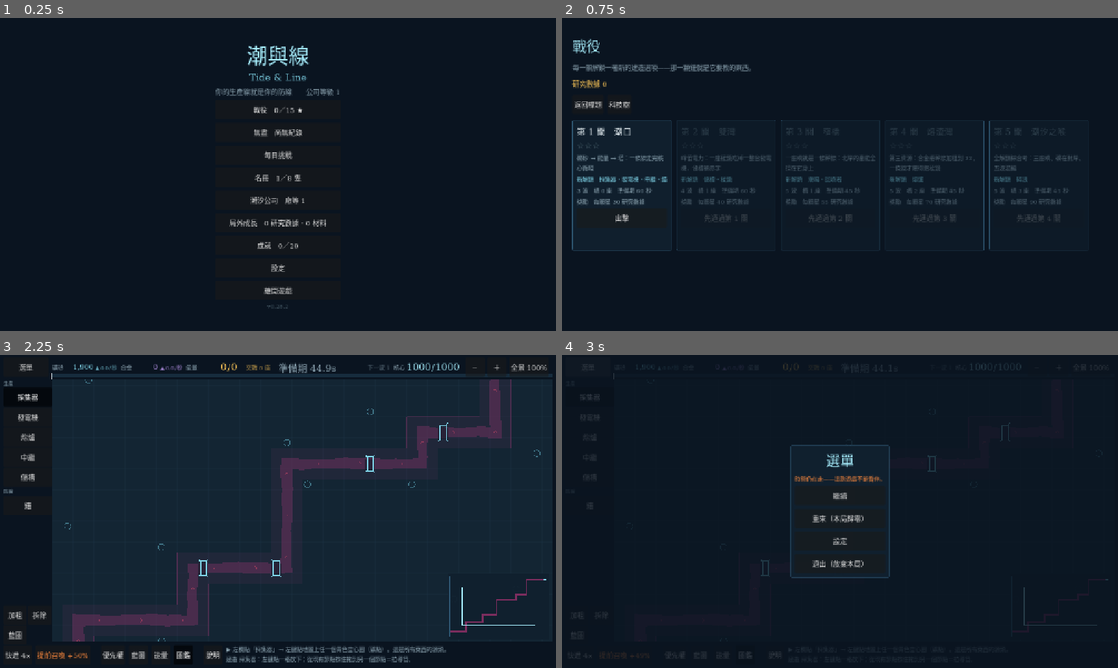
Above: before the commit, frames 1-4 (two rows, left to right).
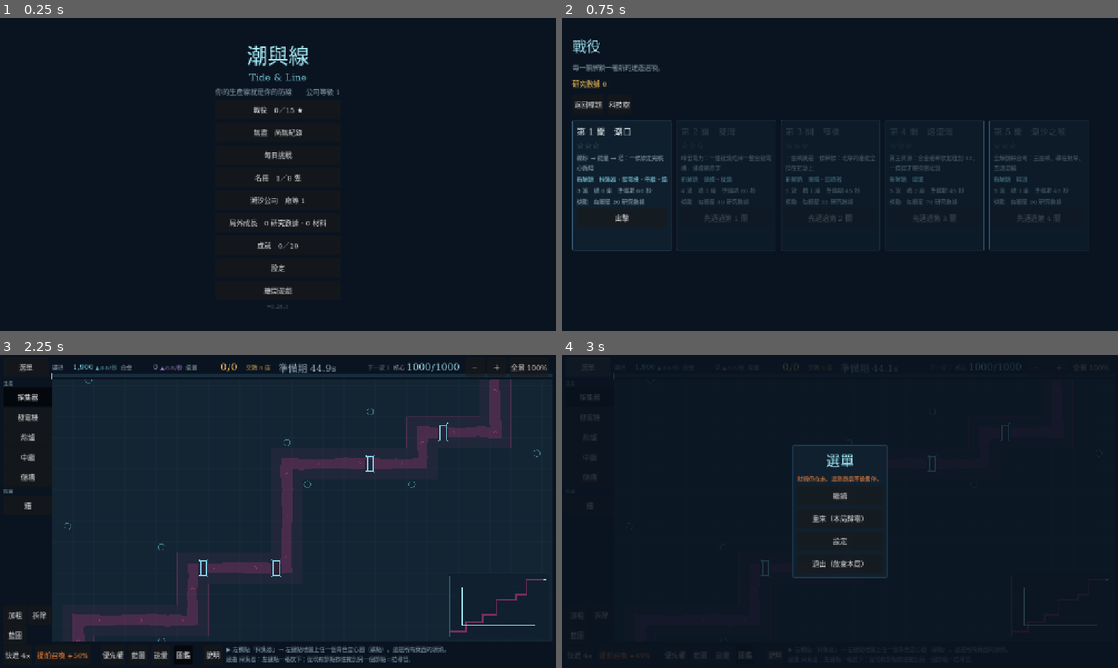
Above: after the commit, the same moments.

Repository: XiaoLin-001/TheGame
Game: Godot game, scene res://scenes/Main.tscn
The game is run twice, just before and just after one commit, with the same random seed, the same clock (stepped at 60 frames per second) and the same inputs.
Inputs:
- Up to frame 1 (0.25 s): no input
- Up to frame 2 (0.75 s): click "戰役 0／15 ★" at 0.5 s
- Up to frame 3 (2.25 s): click "返回標題" at 1.25 s; click "無盡 尚無紀錄" at 2 s
- Up to frame 4 (3 s): click "選單" at 2.75 s

The runs differ from the first frame. In frame 2, 0.2% of the frame differs, in the area x 17-34%, y 14-18%; in frame 3, nothing differs; in frame 4, 0.4%, in the area x 41-59%, y 28-72%.

Commit message:
B2.7.3 文案稽核：介面說事實，玩家自己下結論（VERSION 0.28.3）
掃過全案 505 條玩家看得到的字串。零玩法變更。

找到的問題只有一種形狀：我的程式碼註解語氣漏進了 UI。註解是寫給自己的
（為什麼這樣做），UI 是寫給玩家的（這是什麼、我現在能做什麼）。

· 破折號說教 27 → 8。尾巴幾乎都在把前半句換句話說一次（「擺位就是它的
  謎題」「買的是覆蓋範圍不是輸出」「它讓別的塔變強」）。剩下的八條全是
  「錯誤 ＋ 怎麼補救」——那是 UX 文案該有的形狀，不動。
· 圖鑑 8 條全部改寫：留事實與「什麼時候蓋」，砍掉替玩家下的結論。
· 三處替設計辯護的文案刪掉（「它只是一個彙總，不另外發獎勵」「沒有領取
  鈕：…」「兩種貨幣、兩把各自獨立的尺」）——那是在回答玩家還沒問的問題。

★ 兩條是真缺陷不是風格問題（RG-155）：字串裡寫著開發代號，而且都已過期。
  「升級材料 N（塔的等級・B2.7 開放兌換）」——B2.7 上一批就上了。
  「藍圖槽 +1。（藍圖庫本體排 M2，先把槽位存起來。）」——B2.3 就做完了。
  批次編號寫進字串，就是一個沒有任何東西看著的到期日。

★ `**` 從資料表的來源剝掉（data/Tech.gd 兩條）。畫面層的 .replace() 是
  保險不是規則——RG-147 踩過四次都是因為把它當規則。

規則寫下來了：20_ART_DIRECTION.md §3.5「文案聲音」是 UI 文字的唯一權威，
四條禁令兩條保留。附 qa/copy_*.py 兩支可重跑的稽核腳本，基準是
破折號 8 條、開發代號 0 條、`**` 0 條。

驗證：17 支測試全綠、9 個 clicktest 在原始碼樹與 exe 上各 exit 0、
三張重寫過的畫面實拍確認。

Co-Authored-By: Claude Opus 5 <noreply@anthropic.com>

Diff:
--- a/godot/data/Tech.gd
+++ b/godot/data/Tech.gd
@@ -31,7 +31,7 @@
 	{
 		"id": "cap1", "branch": PRODUCTION, "line": "cap", "tier": 1,
 		"name": "導管擴容 I", "effect": "cap_bonus", "value": 2.0,
-		"desc": "所有導管的**基礎**吞吐 +2（10 → 12），與局內加粗疊加。",
+		"desc": "所有導管的「基礎」吞吐 +2（10 → 12），與局內加粗疊加。",
 	},
 	{
 		"id": "cap2", "branch": PRODUCTION, "line": "cap", "tier": 2,
@@ -56,7 +56,7 @@
 	{
 		"id": "eff1", "branch": DEFENSE, "line": "eff", "tier": 1,
 		"name": "能量效率 I", "effect": "engage_mult", "value": 0.92,
-		"desc": "塔的**交戰**耗能 −8%（待機本來就是 0）。",
+		"desc": "塔的「交戰」耗能 −8%（待機本來就是 0）。",
 	},
 	{
 		"id": "eff2", "branch": DEFENSE, "line": "eff", "tier": 2,
@@ -81,7 +81,7 @@
 	{
 		"id": "bp1", "branch": LOGISTICS, "line": "bp", "tier": 1,
 		"name": "藍圖槽 I", "effect": "blueprint_slots", "value": 1.0,
-		"desc": "藍圖槽 +1。（藍圖庫本體排 M2，先把槽位存起來。）",
+		"desc": "藍圖槽 +1。局內框選一段產線存成藍圖，下一局一鍵展開。",
 	},
 	{
 		"id": "bp2", "branch": LOGISTICS, "line": "bp", "tier": 2,
--- a/godot/scripts/core/GameState.gd
+++ b/godot/scripts/core/GameState.gd
@@ -10,7 +10,7 @@
 ## `0.<全域批次序號>.<修補>`。**批次編號就編在版本號裡**，所以這裡不再另存一個
 ## `BATCH` 字串——B0.6 與 B0.6.1 連續兩批都忘了同步它，標題畫面掛著 `B0.5` 三天。
 ## 兩個必須手動保持一致的常數，遲早會不一致；批次名稱在 `CHANGELOG.md` 與 git log。
-const VERSION := "0.28.2"
+const VERSION := "0.28.3"
 
 const GAME_NAME := "潮與線"
 const GAME_NAME_EN := "Tide & Line"
--- a/godot/scripts/screens/Achievements.gd
+++ b/godot/scripts/screens/Achievements.gd
@@ -96,12 +96,11 @@
 	col.add_child(UiKit.label(
 		"公司等級 %d" % Achievements.company_level(save), 32, Palette.ORDER_BRIGHT, false
 	))
-	# ★ 公司等級是**推導的彙總，不發獎勵**（§7.15）——所以這裡就要說清楚它是什麼，
-	#   不然玩家會等一個永遠不會來的獎勵。
+	# ★ 一行就好。原本這裡另外寫了「它只是一個彙總、不另外發獎勵」——
+	#   那是在回答一個玩家還沒問的問題，而且讀起來像在替自己的設計辩護。
 	col.add_child(UiKit.label(
-		"塔防與潮汐公司的進度都會推它。離下一級 %d／%d 點——"
-		% [progress[0], progress[1]]
-		+ "它只是一個彙總，不另外發獎勵；獎勵在下面每一條成就上。",
+		"塔防與潮汐公司的進度都會推它。離下一級 %d／%d 點。"
+		% [progress[0], progress[1]],
 		14, Palette.TEXT_SECONDARY, false
 	))
 	col.add_child(UiKit.label(
@@ -111,7 +110,7 @@
 		], 16, Palette.ENERGY_AMBER, false
 	))
 	col.add_child(UiKit.label(
-		"沒有領取鈕：達成的當下獎勵就已經在上面的餘額裡了。",
+		"達成的當下就入帳，沒有領取鈕。",
 		13, Palette.TEXT_SECONDARY, false
 	))
 
--- a/godot/scripts/screens/Battle.gd
+++ b/godot/scripts/screens/Battle.gd
@@ -3296,8 +3296,8 @@
 func _bridge_line() -> String:
 	var n: int = (s.sets["crossings"] as Dictionary).size()
 	if n <= 0:
-		return "　導管不能跨過敵人路徑（紫帶）——這張圖沒有橋，所有東西都在同一側"
-	return "　導管要過敵人路徑（紫帶）只能走「橋」——路徑上那 %d 段架高結構" % n
+		return "　導管不能跨過敵人路徑（紫帶）。這張圖沒有橋，所有東西都在同一側"
+	return "　導管要過敵人路徑（紫帶）只能走「橋」，也就是路徑上那 %d 段架高結構" % n
 
 
 func _build_help_panel() -> void:
@@ -3510,20 +3510,20 @@
 	var out: Array[String] = [BuildController.price_text(type)]
 	out.append({
 		"extractor": "礦砂的源頭。只能蓋在礦點上，而且要接到核心才入帳。",
-		"generator": "把礦砂燒成能量。它是你唯一的發電來源，也是礦砂的第一大支出。",
-		"smelter": "合金的唯一來源。它同時吃礦砂與電，而且「待機也吃」——蓋下去那一刻起，你的塔就少了 10 能量/秒。合金也要接到核心才入帳。",
-		"breaker": "濺射：打中最前那一隻，順便打到它周圍 2.5 格內的每一隻。單打比錨還弱，只有敵人擠成一團時才划算。",
+		"generator": "把礦砂燒成能量。全遊戲唯一的電力來源，每台吃 4 礦砂/秒。",
+		"smelter": "合金的唯一來源。吃礦砂也吃電，而且待機也吃 10 能量/秒。合金要接到核心才入帳。",
+		"breaker": "濺射：打中最前那一隻，順便打它周圍 2.5 格內的每一隻。單打比錨弱，敵人擠成一團時才划算。",
 		"relay": "轉彎與分岔用。導管只能走直線與 45°，所有拐角都靠它。",
-		"silo": "準備期存電、波次期放電。充放電速率受「它自己那條導管的 cap」限制——擺太遠或線太細，電趕不到前線。",
+		"silo": "準備期存電、波次期放電。充放電速率受它自己那條導管的 cap 限制，擺太遠或線太細就趕不上。",
 		"anchor": "最便宜的塔，物理傷害。護甲是減法，打甲殼很吃虧。",
-		"prism": "最貴的塔，能量傷害穿透一直線。與路徑同一列時可一次貫穿整段——擺位就是它的謎題。",
-		"knell": "不開火。減速 40% ＋ 破甲 25%，多座不疊加取最強。它讓別的塔變強。",
+		"prism": "最貴的塔，能量傷害穿透一直線。與路徑同一列時可一次貫穿整段。",
+		"knell": "不開火。減速 40% ＋ 破甲 25%，多座不疊加，取最強的一座。",
 		# `Label` 不解析 Markdown——`**任何**` 會原樣印出兩排星號（B0.7.1／B0.7.3
 		# 各犯過一次，這裡是第三處，B1.1 一併掃掉）。強調一律用「」。
-		"reclaimer": "射程內「任何」敵人死亡就回收能量（不限自己擊殺）。蹲在擊殺點上，不是蹲在它自己射得爽的地方。",
-		"longcall": "射程 12，一座蓋掉大圖的一個象限。每瓦傷害只是中等——買的是覆蓋範圍不是輸出，也是唯一夠得到漏網之魚的塔。",
-		"frostreef": "不開火。減速 65%（潮鳴 40%）但「沒有」破甲，射程只有 3，電費是潮鳴的 1.8 倍。減速與破甲各自取最大，所以它和潮鳴疊在一起是真的組合技——代價是兩座都要吃電。",
-		"ballast": "血量 90（其餘塔 60），每瓦傷害全場最高。代價是 240 礦砂＋100 合金，而合金要一座待機也吃 10 電的熔爐——「便宜的電」是拿一整條產線換來的。",
+		"reclaimer": "射程內「任何」敵人死亡就回收能量（不限自己擊殺）。蓋在敵人常死的那一段路上。",
+		"longcall": "射程 12，一座蓋掉大圖的一個象限。每瓦傷害中等，用來補防線的空隙。",
+		"frostreef": "不開火。減速 65%（潮鳴 40%）但「沒有」破甲，射程只有 3，電費是潮鳴的 1.8 倍。減速與破甲各自取最大，所以和潮鳴疊得起來，但兩座都要吃電。",
+		"ballast": "血量 90（其餘塔 60），每瓦傷害全場最高。造價 240 礦砂＋100 合金，而合金要一座待機吃 10 電的熔爐。",
 	}.get(type, ""))
 	if def.has("ore_out"):
 		out.append("產出　＋%.0f 礦砂/秒" % float(def["ore_out"]))
@@ -4045,7 +4045,7 @@
 	var col := UiKit.vbox(8)
 	box.add_child(col)
 	col.add_child(UiKit.label("選單", 32, Palette.ORDER_BRIGHT))
-	col.add_child(UiKit.label("時間仍在走——這款遊戲不能暫停。", 13, Palette.WARN_ORANGE))
+	col.add_child(UiKit.label("時間仍在走。這款遊戲不能暫停。", 13, Palette.WARN_ORANGE))
 	_menu_buttons.clear()
 	# 「重來」與「退出」的代價寫在鈕上。**不做二次確認**：R1 說失敗只花時間，
 	# 而一句括號比一個確認框省一次點擊，也省一整個對話框元件。
@@ -4189,7 +4189,7 @@
 	if s.count_of("generator") == 0:
 		return "有礦砂了（看頂欄 ▲/秒）。左欄點「發電機」蓋一台，再從採集器拖一條線給它：4 礦砂/秒 → 20 能量/秒。"
 	if _towers() == 0:
-		return "電有了。左欄點「錨」（最便宜的塔）蓋在「離紫色路徑 2 格以上」的地方——貼太近會被走過的敵人打壞。"
+		return "電有了。左欄點「錨」（最便宜的塔）蓋在「離紫色路徑 2 格以上」的地方。貼太近會被走過的敵人打壞。"
 	if _unpowered_tower():
 		return "那座塔還沒接進電網，交戰時一發都打不出：從那座塔按住拖到發電機那一側的節點。"
 	# 合金是第三資源，但它排在「防線先站得住」之後才提——B0.7 的教訓是
@@ -4204,7 +4204,7 @@
 	if s.count_of("smelter") > 0 and float(s.rates["alloy_in"]) <= 0.0:
 		return "熔爐產的合金也要「送達核心」才入帳：從熔爐拖一條線出去，一路接到核心；同時它的礦砂與電也都要接得到。"
 	if s.phase == "prep":
-		return "都齊了。等倒數跑完自動開波，或按「提前召喚」提早開——倒數剩越多，這一波掉落倍率越高。"
+		return "都齊了。等倒數跑完自動開波，或按「提前召喚」提早開。倒數剩越多，這一波掉落倍率越高。"
 	return "波次進行中：盯著頂端能量條，橙色那截就是餵不飽的部分；節點上的橙色倒三角＝這個缺料。"
 
 
--- a/godot/scripts/screens/Campaign.gd
+++ b/godot/scripts/screens/Campaign.gd
@@ -98,7 +98,7 @@
 	add_child(col)
 	col.add_child(UiKit.label("戰役", 32, Palette.ORDER_BRIGHT, false))
 	col.add_child(UiKit.label(
-		"每一關解鎖一種新的建造選項——那一顆鈕就是它要教的東西。", 15,
+		"每一關解鎖一種新的建造選項。", 15,
 		Palette.TEXT_SECONDARY, false
 	))
 	var data := int(float((GameState.data.get("tech", {}) as Dictionary).get("data", 0)))
--- a/godot/scripts/screens/Settings.gd
+++ b/godot/scripts/screens/Settings.gd
@@ -140,7 +140,7 @@
 	for v: Array in VOLUMES:
 		col.add_child(_volume_row(String(v[0]), String(v[1])))
 	col.add_child(UiKit.label(
-		"※ 音樂分兩層：準備期只有底層，開打時打擊層淡入——是同一首曲子，不換曲。",
+		"※ 音樂分兩層：準備期只有底層，開打時打擊層淡入。同一首曲子，不換曲。",
 		13, Palette.TEXT_DISABLED, false
 	))
 
--- a/godot/scripts/screens/Tech.gd
+++ b/godot/scripts/screens/Tech.gd
@@ -206,9 +206,9 @@
 	# ★ **要換行**：這一段比一張卡寬，不設 autowrap 就會直接切在畫面右緣
 	#   （B2.7 截圖抓到）。`UiKit.label()` 預設不換行，長句一律自己開。
 	var intro := UiKit.label(
-		"兩種貨幣、兩把各自獨立的尺。研究數據只能靠遊玩取得（戰役每顆星都有），"
-		+ "科技全解鎖對戰鬥數值的總增幅上限 +35%；升級材料來自局末波數、潮汐公司"
-		+ "與成就，等級軸的兩軸各自最多 +80%。兩者都是永久的，下一局起就生效。",
+		"研究數據買科技，戰役每顆星都有。"
+		+ "升級材料買等級軸，來自局末的波數、潮汐公司與成就。"
+		+ "兩者都是永久的，下一局起就生效。",
 		14, Palette.TEXT_SECONDARY, false
 	)
 	intro.autowrap_mode = TextServer.AUTOWRAP_WORD_SMART
--- a/godot/scripts/screens/TycoonLines.gd
+++ b/godot/scripts/screens/TycoonLines.gd
@@ -51,9 +51,9 @@
 	#   B0.7.1／B0.7.3／B1.1 各犯過一次，這是第四次（截圖當場抓到）。
 	#   **強調一律用「」。**
 	col.add_child(UiKit.label(
-		"產線位 %d 個・已接 %d 張。一個產線位一次做一張，「做完就停在那裡等你收成」"
+		"產線位 %d 個・已接 %d 張。一個產線位一次做一張，"
 		% [TycoonSim.slots(level), orders.size()]
-		+ "——這就是倉儲上限，離線再久也不會超過它。",
+		+ "做完就停在那裡等你收成，離線再久也不會多做。",
 		13, Palette.TEXT_SECONDARY, false
 	))
 
@@ -76,7 +76,7 @@
 	var idle := _idle_indices()
 	if not idle.is_empty():
 		list.add_child(UiKit.label(
-			"未上線的 %d 張完全不會動——它們不會自己排隊補上。" % idle.size(),
+			"未上線的 %d 張不會動，也不會自己排隊補上。" % idle.size(),
 			13, Palette.WARN_ORANGE, false
 		))
 
@@ -107,7 +107,7 @@
 		else:
 			tone = Palette.ENERGY_AMBER
 	else:
-		head += "空著——沒有產出"
+		head += "空著，沒有產出"
 		tone = Palette.WARN_ORANGE
 	col.add_child(UiKit.label(head, 16, tone, false))
 
@@ -133,7 +133,7 @@
 		row.add_child(UiKit.touchable(off))
 	if row.get_child_count() == 0:
 		col.add_child(UiKit.label(
-			"沒有可以換上來的訂單——先到訂單板接一張。", 13, Palette.TEXT_DISABLED, false
+			"沒有可以換上來的訂單。先到訂單板接一張。", 13, Palette.TEXT_DISABLED, false
 		))
 	return box
 
--- a/godot/scripts/screens/TycoonOrders.gd
+++ b/godot/scripts/screens/TycoonOrders.gd
@@ -68,13 +68,13 @@
 	# ★ **三種產出各自說清楚它能換什麼**（§3.8：產出全部流向塔防）。
 	#   一個沒有用途說明的數字會讓玩家以為這是一個獨立的分數。
 	col.add_child(UiKit.label(
-		"資金 %s（擴廠）　升級材料 %d（塔的等級・B2.7 開放兌換）　招募券 %d（名冊）" % [
+		"資金 %s（擴廠）　升級材料 %d（局外成長）　招募券 %d（名冊）" % [
 			UiKit.commas(int(s["credits"])), int(s["components"]), int(s["tokens"])
 		], 16, Palette.ENERGY_AMBER, false
 	))
 	if _settled > 0.0:
 		col.add_child(UiKit.label(
-			"你離開了 %s，產線照跑——做完的訂單停在產線位上等你收（這就是倉儲上限）。"
+			"你離開了 %s，產線照跑。做完的訂單停在產線位上等你收。"
 				% _duration(_settled),
 			13, Palette.OK_GREEN, false
 		))
Not shown, changed: .gitignore
Not shown, changed: CHANGELOG.md
Not shown, changed: CLAUDE.md
Not shown, changed: docs/20_ART_DIRECTION.md
Not shown, changed: docs/50_QA_PLAN.md
Not shown, added: qa/copy_extract.py
Not shown, added: qa/copy_tells.py
